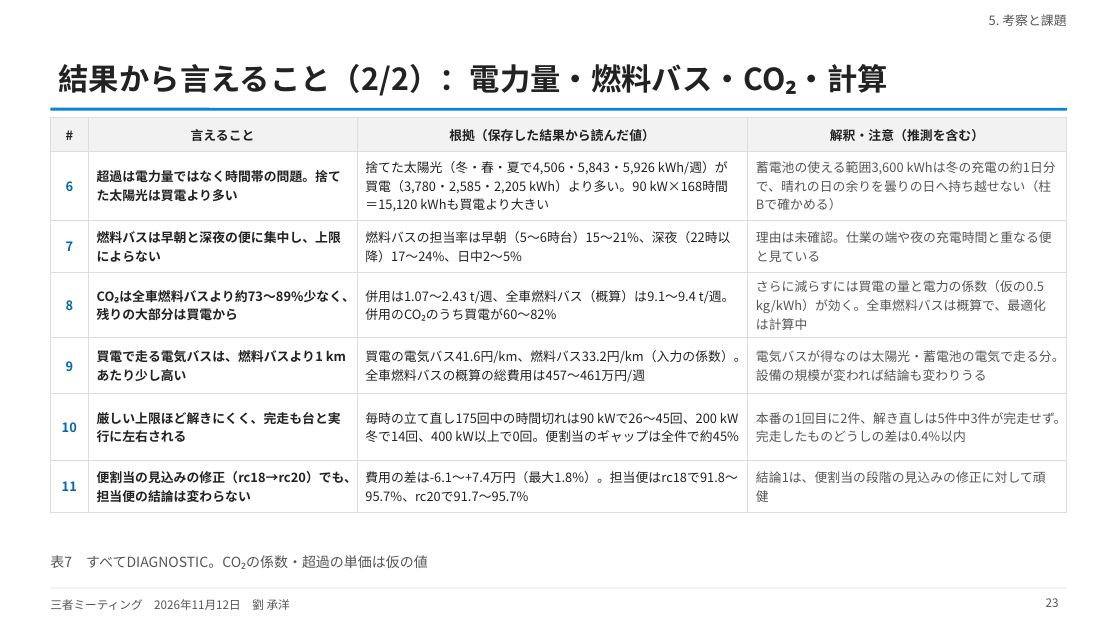
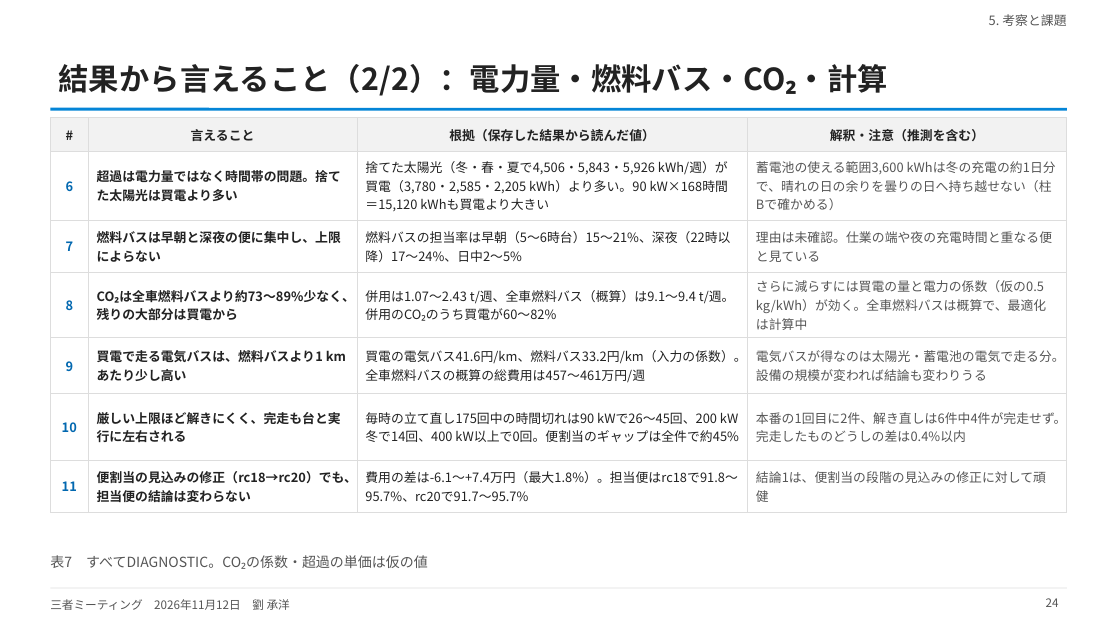
Before and after one commit to CYLIU2003/master-course, a slide deck: slide 24 of outcome/2026-11-12_three_party/three_party_20261112.pptx (slide 23 before the commit). Drawn at 1120x630 pixels with LibreOffice and Linux fonts; fonts in the diff are those of the drawing. Boxes give left, top, right and bottom in pixels: in the first picture for what was removed or moved away, otherwise in the second. Text is boxed around its words. In the diff, an @@ line names an element or a change of style, - is before the commit and + after.

```diff
--- a/outcome/2026-11-12_three_party/three_party_20261112.pptx
+++ b/outcome/2026-11-12_three_party/three_party_20261112.pptx
@@ table at bbox=[50, 118, 1067, 506] @@
-row 6, column 4: 本番の1回目に2件、解き直しは5件中3件が完走せず。完走したものどうしの差は0.4%以内
+row 6, column 4: 本番の1回目に2件、解き直しは6件中4件が完走せず。完走したものどうしの差は0.4%以内
@@ page number at bbox=[1046, 598, 1059, 607]: text changed @@
-23
+24
```
Also in this commit, not shown: 1 other slide changed, 1 slide added, 3 other files.
